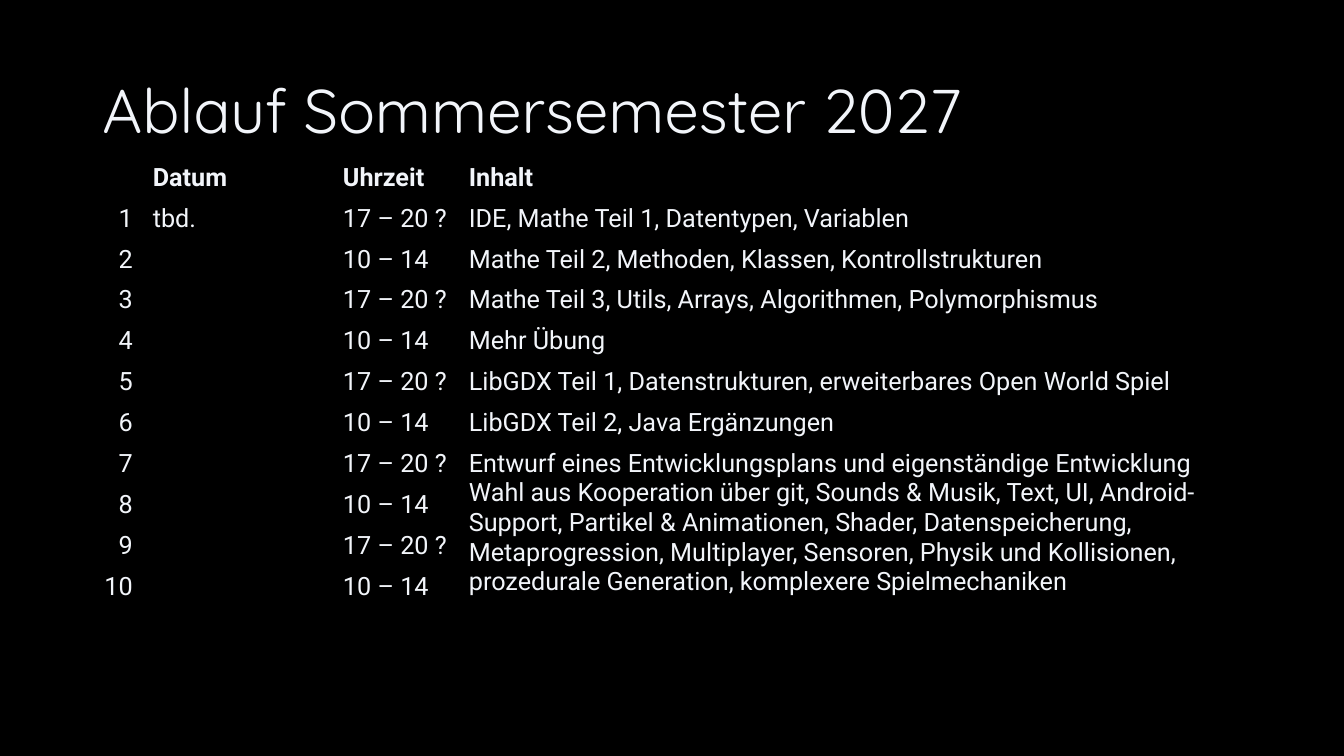
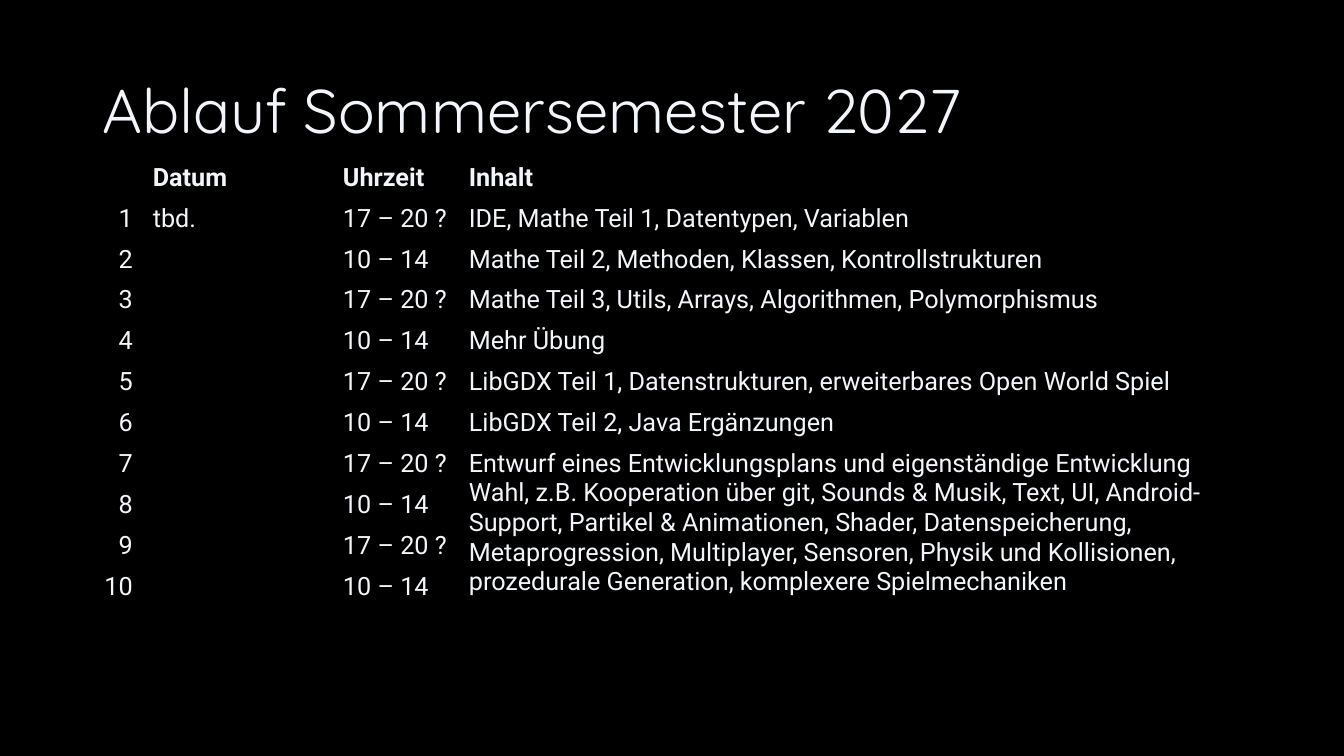
Before and after one commit to Cactusroot/Java, a slide deck: slide 3 of src/Infos.pptx. Drawn at 1344x756 pixels with LibreOffice and Linux fonts; fonts in the diff are those of the drawing. Boxes give left, top, right and bottom in pixels: in the first picture for what was removed or moved away, otherwise in the second. Text is boxed around its words. In the diff, an @@ line names an element or a change of style, - is before the commit and + after.

```diff
--- a/src/Infos.pptx
+++ b/src/Infos.pptx
@@ table at (93,158,1252,608) @@
-row 8, column 4: Entwurf eines Entwicklungsplans und eigenständige Entwicklung / Wahl aus Kooperation über git, Sounds & Musik, Text, UI, Android-Support, Partikel & Animationen, Shader, Datenspeicherung, Metaprogression, Multiplayer, Sensoren, Physik und Kollisionen, prozedurale Generation, komplexere Spielmechaniken
+row 8, column 4: Entwurf eines Entwicklungsplans und eigenständige Entwicklung / Wahl, z.B. Kooperation über git, Sounds & Musik, Text, UI, Android-Support, Partikel & Animationen, Shader, Datenspeicherung, Metaprogression, Multiplayer, Sensoren, Physik und Kollisionen, prozedurale Generation, komplexere Spielmechaniken
```
Also in this commit, not shown: 1 slide added, 1 slide removed, 1 other file.
